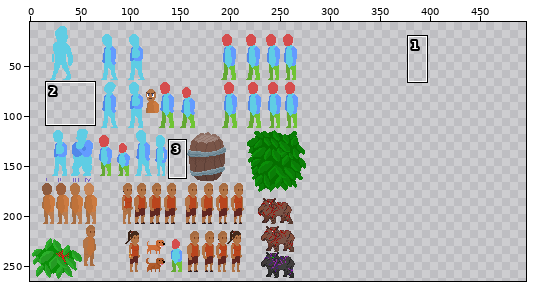
File history of a sprite sheet, Assets/Sprites/tudo.png. The picture above shows the old version from afar; the outline marks the close-up.
Close-up. Old version:
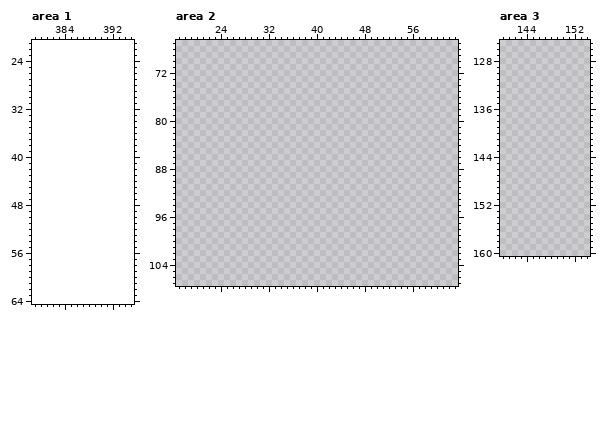
The file is 278x265 pixels. Colours within 5 levels of each other are drawn and written as one. Shown: area 1: x 379..395, y 21..64; area 2: x 17..63, y 67..107; area 3: x 140..154, y 125..160. The old version is drawn lined up with the new one, on the new canvas. The wide view leaves out empty margins. The commit also changed other parts of the picture, which this record leaves out.
New version:
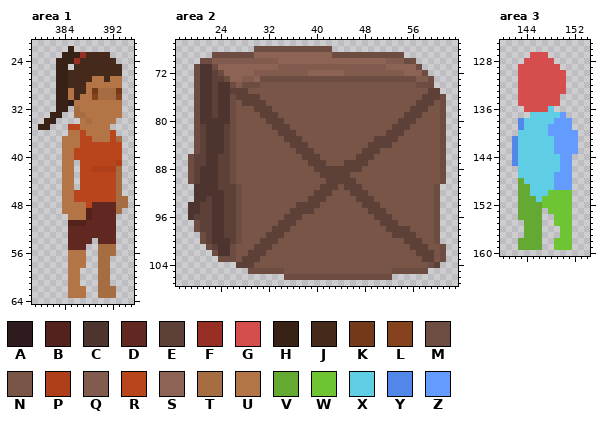
Palette (. is transparent): A #2d1b1e  B #53221c  C #4e342e  D #612721  E #5d4037  F #982f24  G #d54d4d  H #382216  J #452a1b  K #733a1a  L #84421d  M #6d4c41  N #795548  P #ae3f19  Q #805b4e  R #b9451d  S #8c6354  T #a76d42  U #b37446  V #63a932  W #6fc434  X #5fcde4  Y #5087e9  Z #639bff
Difference:
canvas 278x265 -> 496x265
Changed rows in their new state; - is an unchanged pixel.
Area 1:
first column x 380:
22 -----H---------
23 ----HHHFJJJJ---
24 ---HHHFJJJJJJ--
25 ---HH-JJJJJJJJ-
26 ---HHJJJJJJJJJ-
27 ---HHJJJJUUJUU-
28 ---HHJJJUUUUUU-
29 ---HHUJJUKTTTK-
30 ---HHUJUULTTTL-
31 ---HHAUUUUUUUU-
32 ---HH-TUUUUUUU-
33 --HH--TTUUUUUU-
34 -HH----UTUUUU--
35 HH---RRUUUUU---
36 -----UURUUUUR--
37 ----UUURRUUURT-
38 ----UUURRRRRRR-
39 ----UURRRRRRRR-
40 ----UURRRRRRRR-
41 ----UU-RRRRRRP-
42 ----UU-RRPPPPT-
43 ----UU-RRRRRRT-
44 ----UU-RRRRRRT-
45 ----UU-RRRRRRT-
46 ----UURRRRRRRT-
47 ----UURRRRRRRTT
48 ----UUUURDDDDTT
49 ----UUUUBDDDDT-
50 -----UUUBDDDD--
51 -----BBBDDDDD--
52 -----DDDDDDDD--
53 -----DDDDDDDD--
54 -----DDDD-DDD--
55 -----DDD--TTT--
56 -----UUU--TTT--
57 -----UUU--TT---
58 -----UUU--TT---
59 -----UU---TT---
60 -----UU---TT---
61 -----UU---TT---
62 -----UUU--TTT--
63 -----UUU--TTT--
Area 2:
first column x 19:
 68 -----------MMMMMMMMMMMMM-------------------
 69 ----MMMMMMMSSSSSSSSSSSSSMMMMMMMMMMMM-------
 70 --MMQQQQQQQQQQQSSSSSSSSSSSSSSSSSSQQQMM-----
 71 -MCCMSSSSSSSSSSQQQQQQQQQQQQQQQQQQSSSSSM----
 72 -MCCEMSSSSSQQQQQQQQQSSSSSSQQQQQQQQQQSSSM---
 73 -MCCEEMSSQQSMMMMMMMMMMMMMMMMMMMMMMMMMMQQM--
 74 -MCCECCMQMMMNNNNNNNNNNNNNNNNNNNNNNNNNNMMM--
 75 -MCCECCEEENNNNNNNNNNNNNNNNNNNNNNNNNNNNNNEE-
 76 -MCCECCMEEEENNNNNNNNNNNNNNNNNNNNNNNNNNNEEEM
 77 -MCCECCMNEEEENNNNNNNNNNNNNNNNNNNNNNNNNEEENM
 78 -MCCECCMNNNEEENNNNNNNNNNNNNNNNNNNNNNNEEENNM
 79 -MCCECCMNNNNEEENNNNNNNNNNNNNNNNNNNNNEEENNNM
 80 -MCCCCCMNNNNNEEENNNNNNNNNNNNNNNNNNNEEENNNNM
 81 -MECCCEMNNNNNNEEENNNNNNNNNNNNNNNNNEEENNNNNM
 82 -MECCCEMNNNNNNNEEENNNNNNNNNNNNNNNEEENNNNNNM
 83 -MECCCEMNNNNNNNNEEENNNNNNNNNNNNEEEENNNNNNNM
 84 -MECCCEMNNNNNNNNNEEENNNNNNNNNNEEEENNNNNNNNM
 85 -MECCCEMNNNNNNNNNNEEENNNNNNNNEEENNNNNNNNNNM
 86 MEECCEEMNNNNNNNNNNNEEENNNNNNEEENNNNNNNNNNNM
 87 MEECCEEMNNNNNNNNNNNNEEENNNEEEENNNNNNNNNNNNM
 88 MECCCEEMNNNNNNNNNNNNNEEEEEEEENNNNNNNNNNNNNM
 89 MECCCEEMNNNNNNNNNNNNNNEEEEENNNNNNNNNNNNNNNM
 90 MECCCEEMNNNNNNNNNNNNNNNEEEEENNNNNNNNNNNNNNM
 91 -CCCCEEEMNNNNNNNNNNNNNEEENEEENNNNNNNNNNNNM-
 92 -CCCCCEEMNNNNNNNNNNNNEEENNNEEENNNNNNNNNNNM-
 93 -CCECCEEMNNNNNNNNNNNEEENNNNNEEENNNNNNNNNNM-
 94 CCEECCEEMNNNNNNNNNEEEENNNNNNNEEENNNNNNNNNM-
 95 CCEECCEEMNNNNNNNNEEEENNNNNNNNNEEENNNNNNNNM-
 96 CEEECCEEMNNNNNNNEEENNNNNNNNNNNNEEENNNNNNNM-
 97 -MEECCEEMNNNNNNEEENNNNNNNNNNNNNNEEENNNNNNM-
 98 -MEECCEEMNNNNNEEENNNNNNNNNNNNNNNNEEEENNNNM-
 99 --MECCEEMNNNNEEENNNNNNNNNNNNNNNNNNEEEENNNM-
100 --MECCCEMNNNEEENNNNNNNNNNNNNNNNNNNNNEEENNM-
101 ---MECCMNNNEEENNNNNNNNNNNNNNNNNNNNNNNEEENNM
102 ----MCCMNNEEENNNNNNNNNNNNNNNNNNNNNNNNNEEENM
103 -----MMMNEEENNNNNNNNNNNNNNNNNNNNNNNNNNNEENM
104 --------EEENNNNNNNNNNNNNNNNNNNNNNNNNNNNNME-
105 ----------MMMMMMNNNNNNNNNNNNNNNNNNMMMMMM---
106 ----------------MMMMMMMMMMMMMMMMMM---------
Area 3:
first column x 142:
127 ---GGG-----
128 --GGGGG----
129 -GGGGGGG---
130 -GGGGGGGG--
131 -GGGGGGGG--
132 -GGGGGGGG--
133 -GGGGGGGG--
134 -GGGGGGG---
135 -GGGGGGG---
136 --GGGGX----
137 ---XXXXXZ--
138 -YXXXXXZZZ-
139 -YXXXXZZZZ-
140 -XXXXXZZZZZ
141 YXXXXXXZZZZ
142 YXXXXXXZZZZ
143 YXXXXXXZZZZ
144 YXXXXXXXZZ-
145 YXXXXXXXZZ-
146 -XXXXXXXZZ-
147 -XXXXXXZZZ-
148 -VXXXXXZZZ-
149 -VVXXXXZZZ-
150 -VVXXXWWWW-
151 -VVVXWWWWW-
152 -VVVVWWWWW-
153 -VVVV-WWWW-
154 -VVVV--WWW-
155 --VVV--WWW-
156 --VVV---WW-
157 --VVV---WW-
158 -VVVV--WWW-
159 -VVVV--WWW-
Boxes around the changes in both close-ups, in picture pixels (x1, y1, x2, y2):
added: (38, 46, 128, 298)
added: (188, 46, 446, 280)
added: (512, 52, 578, 250)
